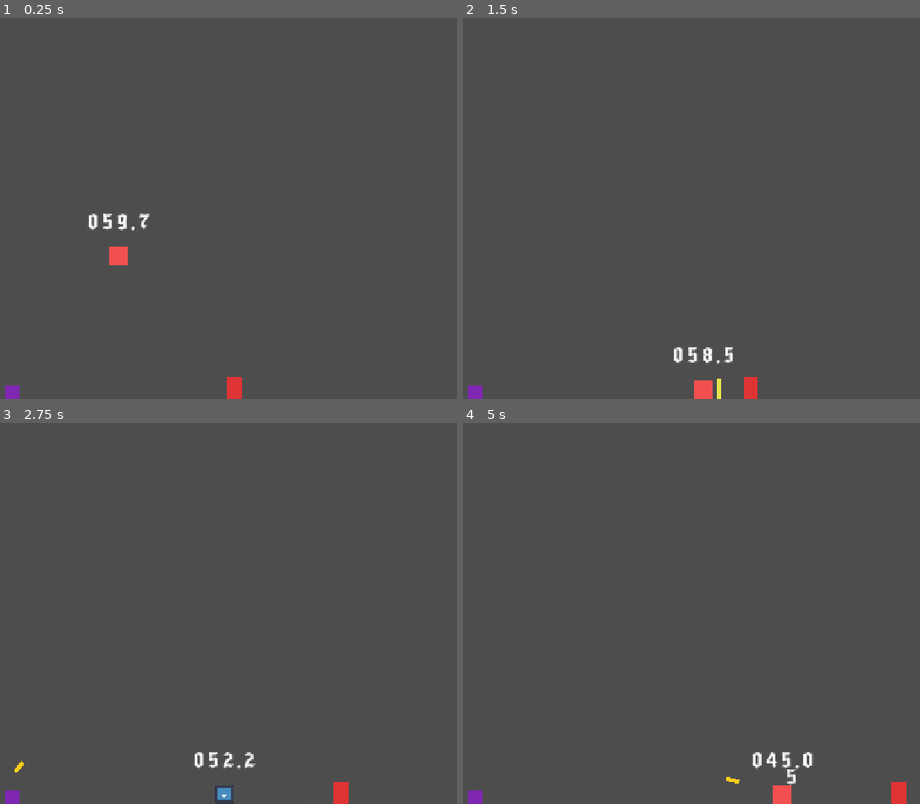
Above: before the commit, frames 1-4 (two rows, left to right).
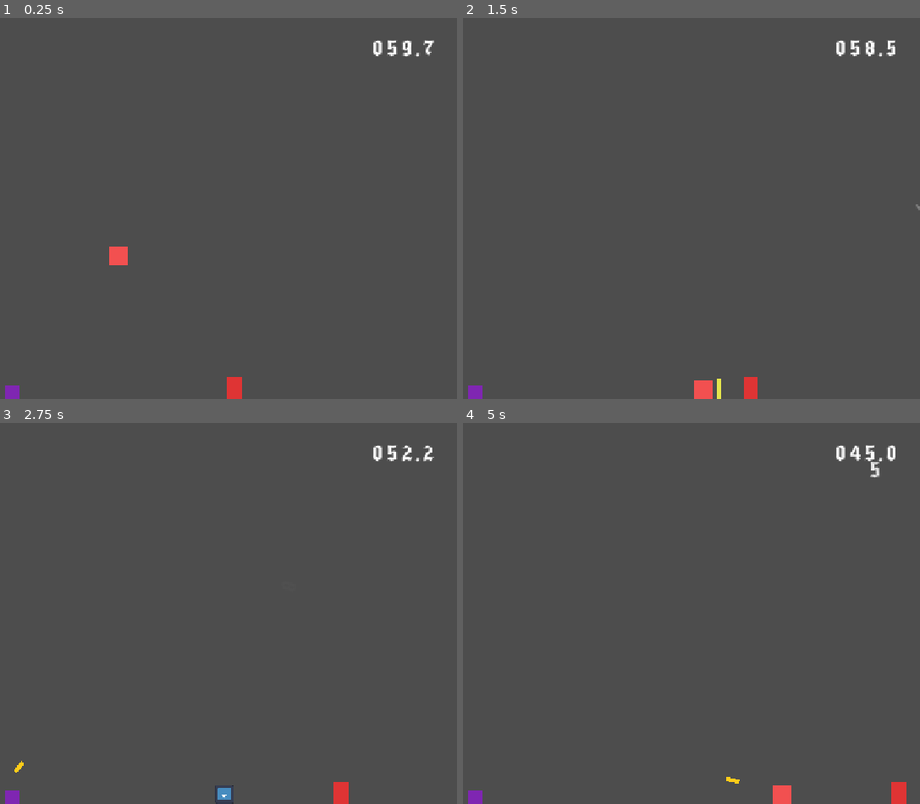
Above: after the commit, the same moments.

Repository: PACarniglia/count-hawk-down
Game: Godot game, scene res://scenes/map_template/map_template.tscn
Same seed, same stepped clock (60 frames per second), same inputs: the game is played once before the commit and once after it. The engine's default icon, where the game draws it, is replaced by a stand-in: a white triangle on a blue panel in a dark square.
Inputs (mouse positions are in pixels of both pictures, inside the frame that each line leads up to):
- Up to frame 1 (0.25 s): no input
- Up to frame 2 (1.5 s): tap Enter at 0.5 s; move the mouse to (732, 189) at 0.52 s; hold D (move_right) from 0.53 s (still down); click (732, 189) at 0.6 s; tap W (move_jump) at 0.77 s; move the mouse to (outside the picture) at 1.27 s; click (outside the picture) at 1.35 s
- Up to frame 3 (2.75 s): tap W (move_jump) at 1.52 s; move the mouse to (187, 529) at 2.02 s; release D (move_right) at 2.03 s; hold A (move_left) from 2.03 s (still down); click (187, 529) at 2.1 s
- Up to frame 4 (5 s): move the mouse to (549, 689) at 2.77 s; release A (move_left) at 2.78 s; hold D (move_right) 2.78-4.28 s; click (549, 689) at 2.85 s; tap W (move_jump) at 3.02, 3.77, 4.52 s; move the mouse to (782, 670) at 3.52 s; click (782, 670) at 3.6 s; move the mouse to (outside the picture) at 4.27 s; hold A (move_left) from 4.28 s (still down); click (outside the picture) at 4.35 s

The runs differ from the first frame. In frame 1, 0.5% of the frame differs, in the area x 19-95%, y 5-56%; in frame 2, 0.6%; in frame 3, 0.5%; in frame 4, 0.7%, in the area x 63-95%, y 5-96%.

Commit message:
fix(ui): restore countdown hud position

Diff:
--- a/scenes/prefabs/player/player.tscn
+++ b/scenes/prefabs/player/player.tscn
@@ -28,9 +28,11 @@
 color = Color(0.94902, 0.317647, 0.317647, 1)
 polygon = PackedVector2Array(-18, -18, 18, -18, 18, 18, -18, 18)
 
-[node name="Countdown" parent="." instance=ExtResource("3_countdown")]
+[node name="TimerLayer" type="CanvasLayer" parent="."]
+layer = 2
+
+[node name="Countdown" parent="TimerLayer" instance=ExtResource("3_countdown")]
 randomize_on_ready = false
-display_above_parent = true
 
 [node name="SwordHitbox" type="Area2D" parent="." unique_id=2075970436]
 position = Vector2(28, 0)
--- a/scenes/prefabs/player/player_controller.gd
+++ b/scenes/prefabs/player/player_controller.gd
@@ -36,7 +36,7 @@
 var _facing: float = 1.0
 
 
-@onready var countdown: CountdownDisplay = $Countdown
+@onready var countdown: CountdownDisplay = $TimerLayer/Countdown
 @onready var sword_hitbox: Area2D = $SwordHitbox
 
 
--- a/scripts/CountdownDisplay.gd
+++ b/scripts/CountdownDisplay.gd
@@ -9,7 +9,6 @@
 @export var minimum_start_seconds := 101
 @export var maximum_start_seconds := 999
 @export var randomize_on_ready := true
-@export var display_above_parent := false
 
 @export var value := 0.0:
 	set(new_value):
@@ -21,7 +20,6 @@
 @onready var tens_label: Label = $NumberRow/Tens
 @onready var ones_label: Label = $NumberRow/Ones
 @onready var tenths_label: Label = $NumberRow/Tenths
-@onready var number_row: HBoxContainer = $NumberRow
 @onready var particle_layer: Control = $ParticleLayer
 
 var displayed_tenths := -1
@@ -43,19 +41,9 @@
 			queue_free()
 
 func _ready() -> void:
-	if display_above_parent:
-		_configure_world_space_display()
 	if randomize_on_ready:
 		reset()
 	_update_display()
-
-func _configure_world_space_display() -> void:
-	set_anchors_and_offsets_preset(Control.PRESET_TOP_LEFT)
-	position = Vector2(-62.0, -90.0)
-	size = Vector2(124.0, 52.0)
-	number_row.set_anchors_and_offsets_preset(Control.PRESET_TOP_LEFT)
-	number_row.position = Vector2.ZERO
-	number_row.size = size
 
 func _process(delta: float) -> void:
 	if not is_running or has_expired:
